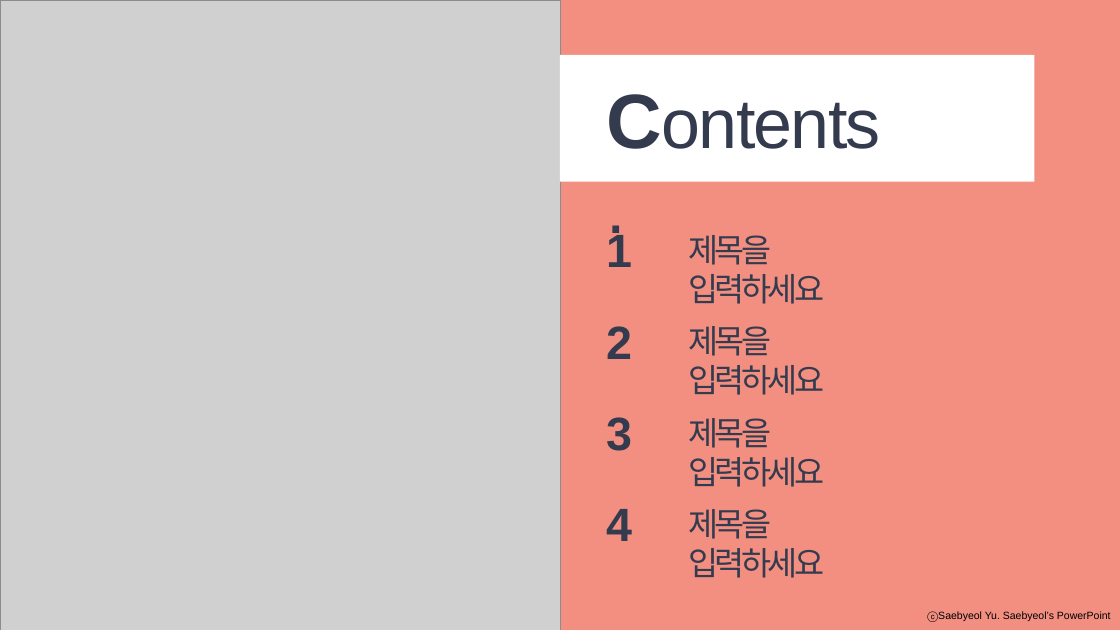
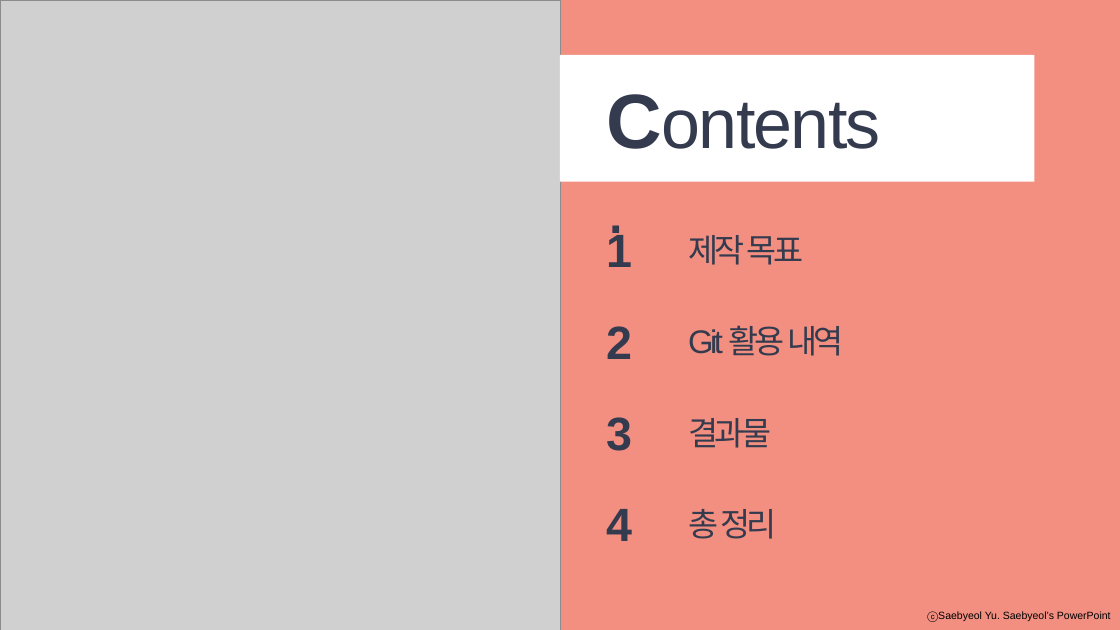
Before and after one commit to songtan-ajae/team-work-git, a slide deck: slide 2 of 200921_coffee_pastel_.pptx. Drawn at 1120x630 pixels with LibreOffice and Linux fonts; fonts in the diff are those of the drawing; grey boxes stand for pictures. Boxes give left, top, right and bottom in pixels: in the first picture for what was removed or moved away, otherwise in the second. Text is boxed around its words. In the diff, an @@ line names an element or a change of style, - is before the commit and + after.

```diff
--- a/200921_coffee_pastel_.pptx
+++ b/200921_coffee_pastel_.pptx
@@ text at [688, 235, 804, 265]: text changed @@
-제목을 입력하세요
+제작 목표
@@ text at [688, 325, 844, 356]: text changed @@
-제목을 입력하세요
+Git 활용 내역
@@ text at [688, 418, 771, 448]: text changed @@
-제목을 입력하세요
+결과물
@@ text at [688, 509, 777, 539]: text changed @@
-제목을 입력하세요
+총 정리
```
Also in this commit, not shown: 4 other slides changed, 1 slide added, 1 slide removed.
